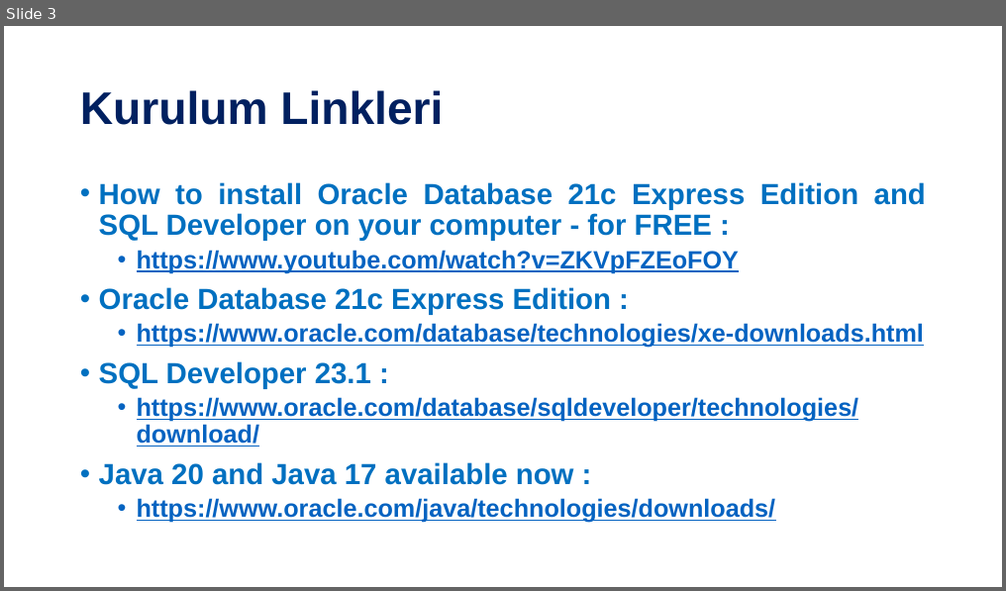
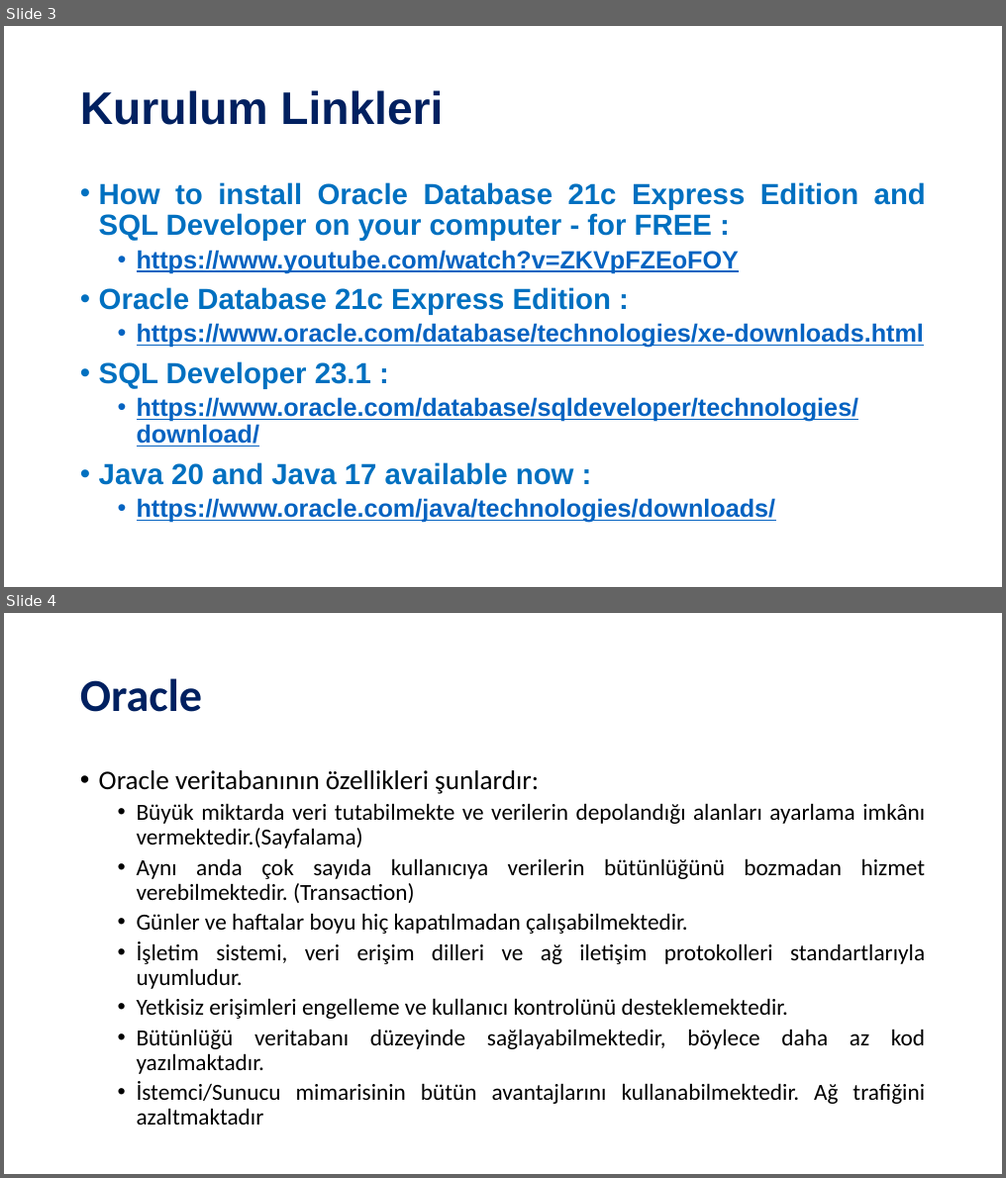
Before and after one commit to SevdanurGENC/Oracle-DB-SQL-Developer-Lecture-Notes, a slide deck: Slides/Oracle DB & SQL Developer - Bolum I.pptx. Shown one above the other, each under a label of ours: slide 3 before the commit, slides 3 and 4 after it. The pictures are 1006x591 and 1006x1178 pixels, drawn with LibreOffice and Linux fonts; fonts in the diff are those of the drawing. Boxes give left, top, right and bottom in pixels: in the first picture for what was removed or moved away, otherwise in the second. Text is boxed around its words. In the diff, an @@ line names an element or a change of style, - is before the commit and + after.

```diff
--- a/Slides/Oracle DB & SQL Developer - Bolum I.pptx
+++ b/Slides/Oracle DB & SQL Developer - Bolum I.pptx
@@ slide 4 added at bbox=[4, 613, 1002, 1174], background #FFFFFF @@
@@ title added at bbox=[80, 678, 202, 712], 44 pt, text #002060, bold @@
+Oracle
@@ text added at bbox=[99, 770, 926, 1125], 22.2 pt, text #000000 @@
+• Oracle veritabanının özellikleri şunlardır:
+  • Büyük miktarda veri tutabilmekte ve verilerin depolandığı alanları ayarlama imkânı vermektedir.(Sayfalama)
+  • Aynı anda çok sayıda kullanıcıya verilerin bütünlüğünü bozmadan hizmet verebilmektedir. (Transaction)
+  • Günler ve haftalar boyu hiç kapatılmadan çalışabilmektedir.
+  • İşletim sistemi, veri erişim dilleri ve ağ iletişim protokolleri standartlarıyla uyumludur.
+  • Yetkisiz erişimleri engelleme ve kullanıcı kontrolünü desteklemektedir.
+  • Bütünlüğü veritabanı düzeyinde sağlayabilmektedir, böylece daha az kod yazılmaktadır.
+  • İstemci/Sunucu mimarisinin bütün avantajlarını kullanabilmektedir. Ağ trafiğini azaltmaktadır
```
Also in this commit, not shown: 1 slide changed, 6 other slides added, 4 other files.
